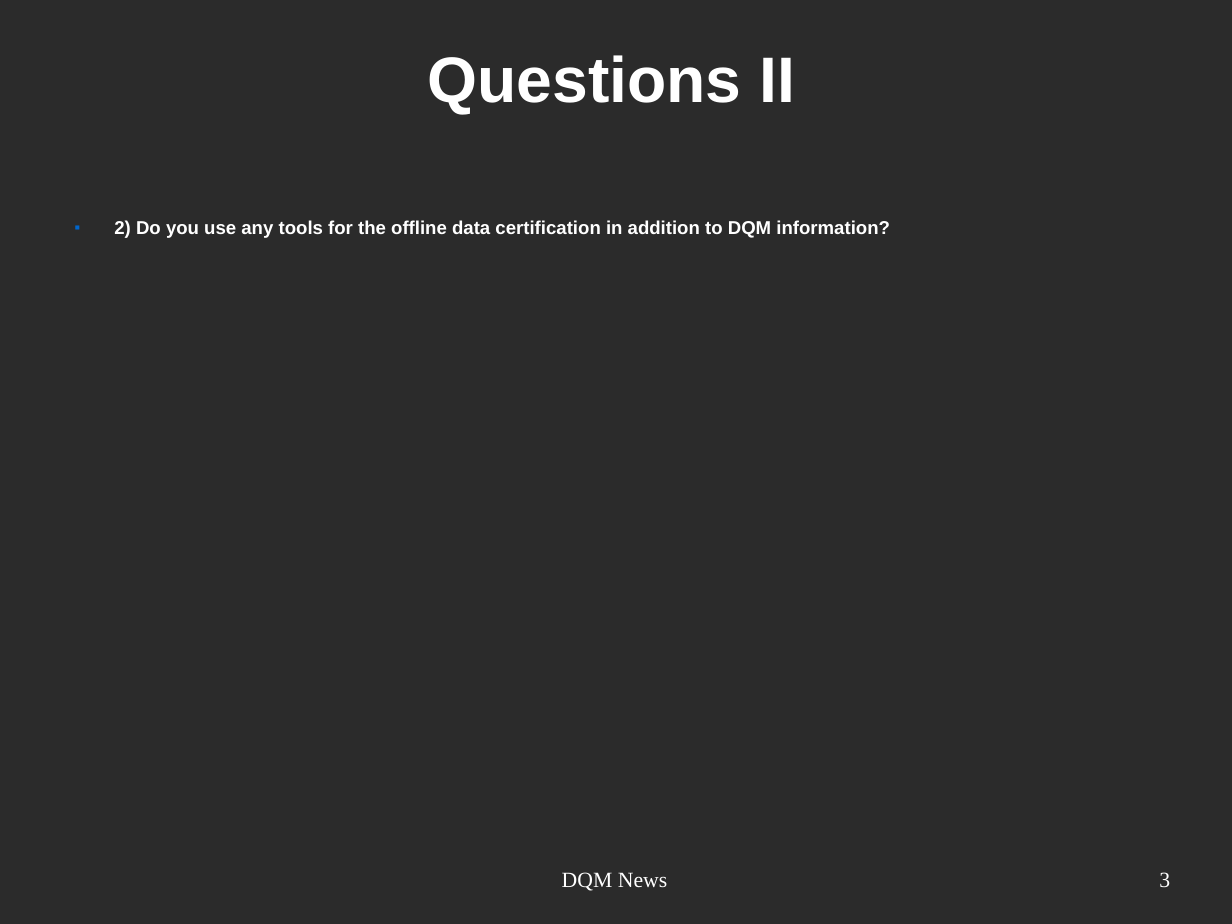
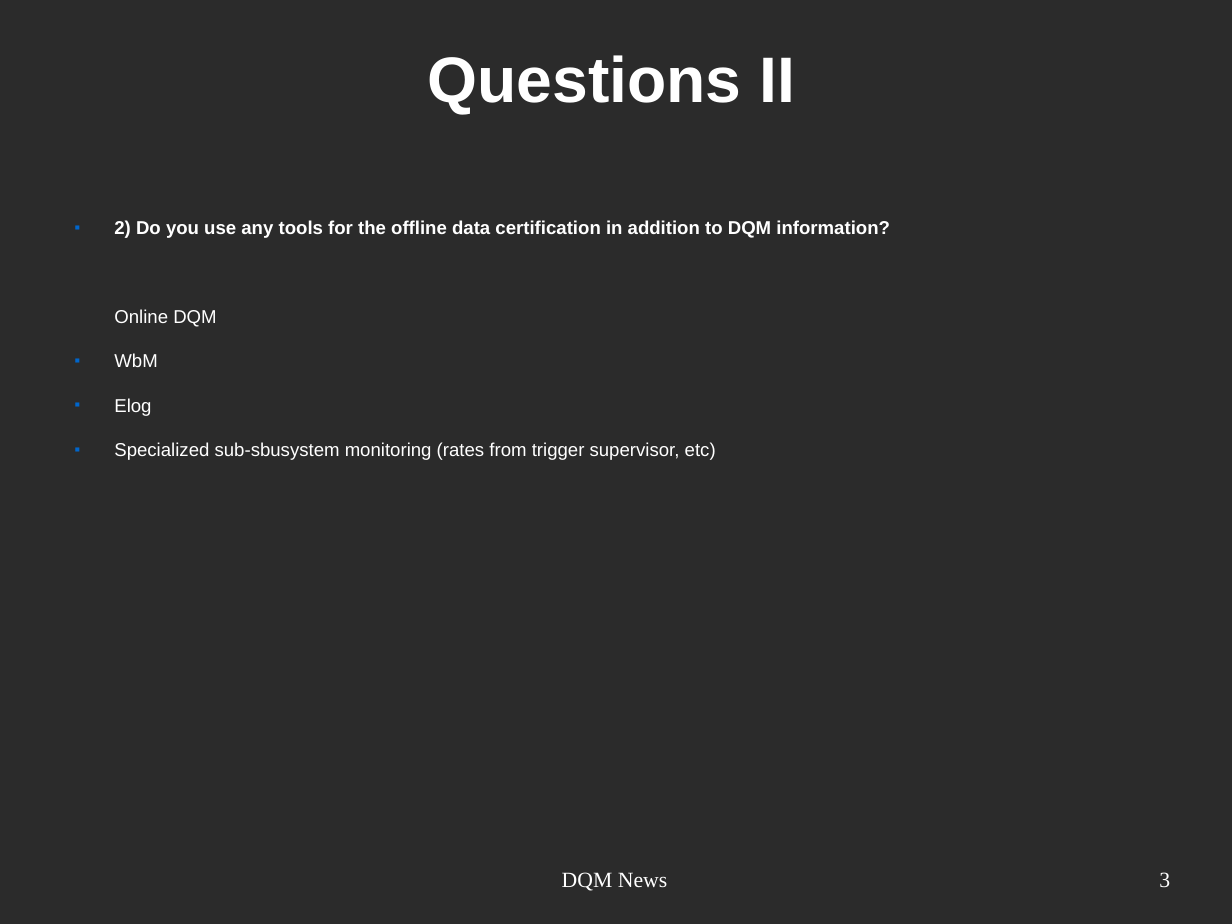
Before and after one commit to joaopela/WorkPresentations, a slide deck: slide 3 of cms/DQM_Meeting/2013-10-01/2013-10-01_DQMMeeting_JPela.odp. Drawn at 1232x924 pixels with LibreOffice and Linux fonts; fonts in the diff are those of the drawing; background and template pictures are left out; a plain dark background stands for a picture behind light text. Boxes give left, top, right and bottom in pixels: in the first picture for what was removed or moved away, otherwise in the second. Text is boxed around its words. In the diff, an @@ line names an element or a change of style, - is before the commit and + after.

```diff
--- a/cms/DQM_Meeting/2013-10-01/2013-10-01_DQMMeeting_JPela.odp
+++ b/cms/DQM_Meeting/2013-10-01/2013-10-01_DQMMeeting_JPela.odp
@@ text at box(114, 309, 716, 460): paragraphs added @@
+Online DQM
+■ WbM
+■ Elog
+■ Specialized sub-sbusystem monitoring (rates from trigger supervisor, etc)
```
Also in this commit, not shown: 3 other slides changed.
